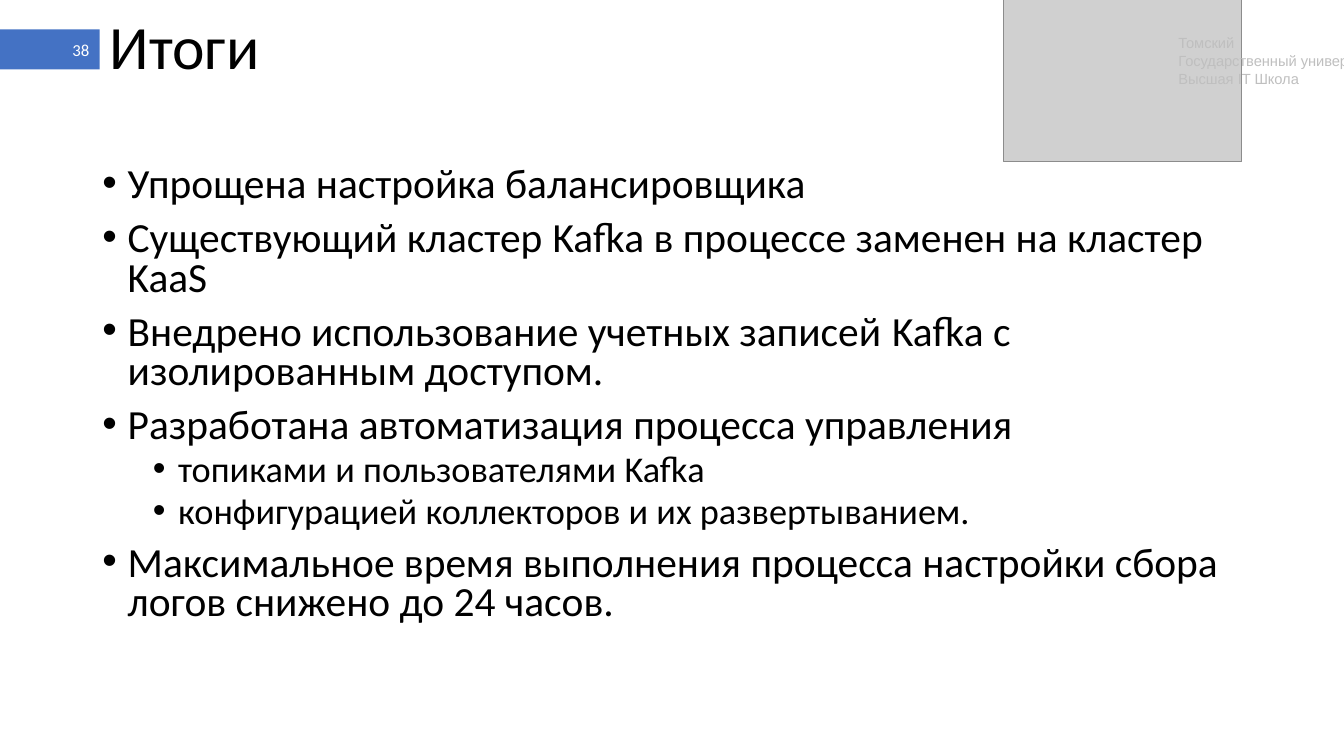
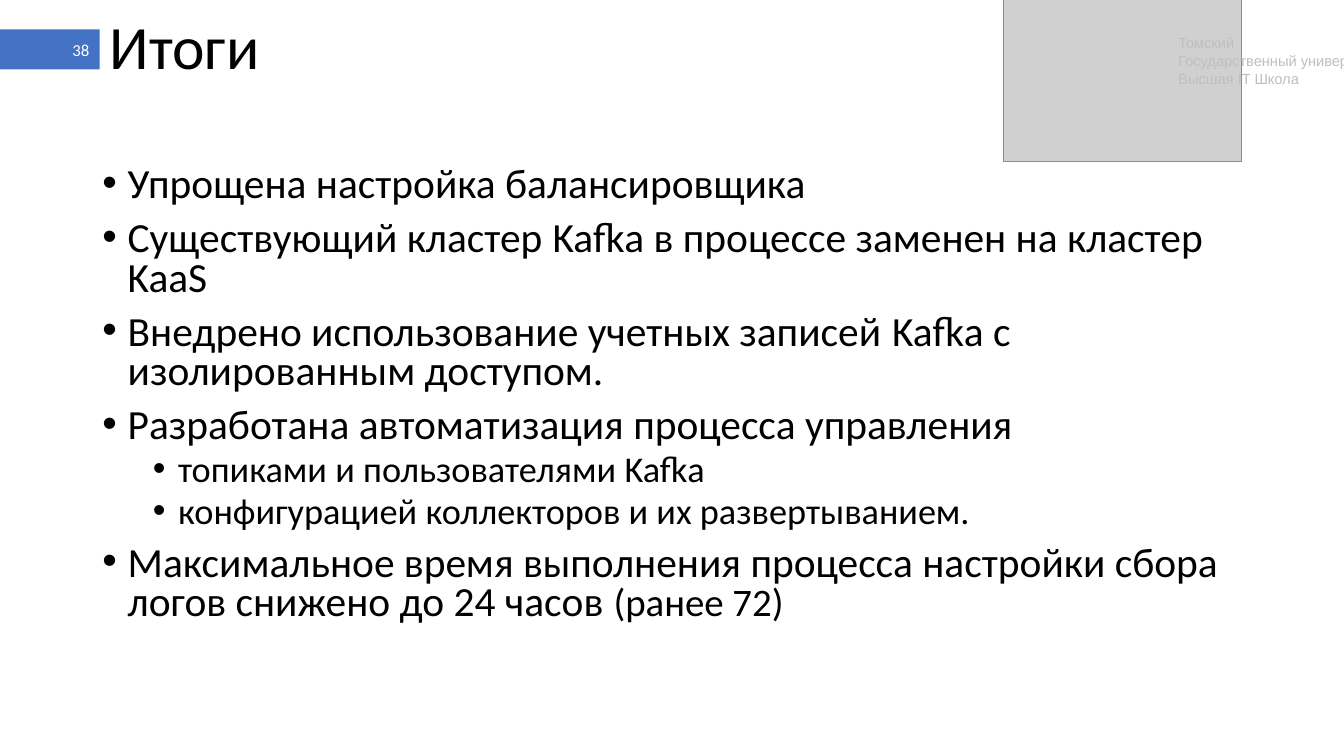
Before and after one commit to shameoff/GraduateWork, a slide deck: slide 38 of Презентация ВКР (в шаблоне).pptx. Drawn at 1344x756 pixels with LibreOffice and Linux fonts; fonts in the diff are those of the drawing; grey boxes stand for pictures. Boxes give left, top, right and bottom in pixels: in the first picture for what was removed or moved away, otherwise in the second. Text is boxed around its words. In the diff, an @@ line names an element or a change of style, - is before the commit and + after.

```diff
--- a/Презентация ВКР (в шаблоне).pptx
+++ b/Презентация ВКР (в шаблоне).pptx
@@ text at <box>128,549,1218,623</box>: text changed @@
-• Максимальное время выполнения процесса настройки сбора логов снижено до 24 часов.
+• Максимальное время выполнения процесса настройки сбора логов снижено до 24 часов (ранее 72)
```
Also in this commit, not shown: 2 other slides changed.
